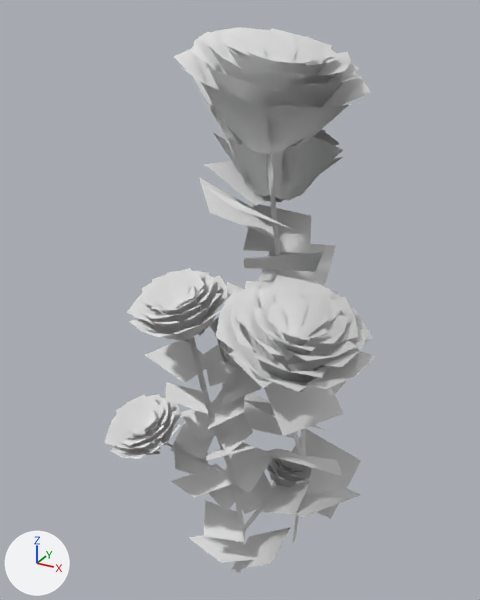
The Blender file Augotchi/Kevins stuff/Decorations/Roses.blend: old version first, new version second.
Both versions are drawn from a 50 mm camera at (2.72, -5.11, 5.5) aimed at (-0.08, -0.01, 2.95). Every picture has the same lights, and +X, +Y and +Z are marked at lower left.

The first picture shows 'Roses'.
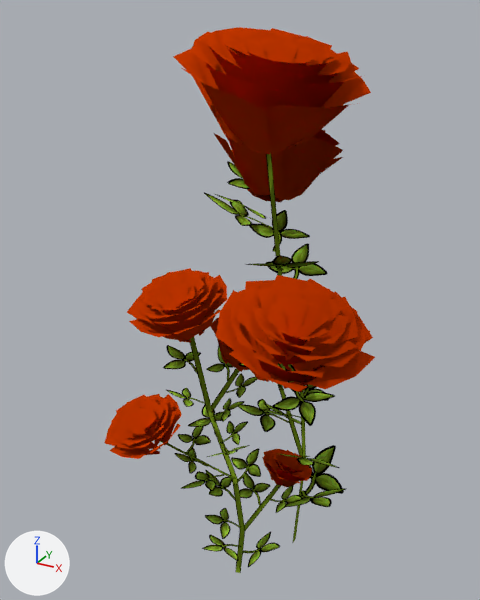
Changed parts and their boxes [x1, y1, x2, y2] in the pictures (480 x 600 px):
'Roses', surface changed (grey to brown)
    both: [104, 27, 375, 573]

What changed in the scene script:
```text
Add img_rose_text_png:
    img_rose_text_png = load_image('Rose_Text.png', 'Rose_Text.png', 512, 512, 'sRGB')
Change mat_rosemat:
    remove n0 = _N.new('ShaderNodeOutputMaterial'); n0.name = 'Material Output.001'
    where n1 = _N.new('ShaderNodeBsdfDiffuse'); n1.name = 'Diffuse BSDF'
    remove _L.new(n1.outputs[0], n0.inputs[0])  # 'BSDF' to 'Surface'
    add n2 = _N.new('ShaderNodeOutputMaterial'); n2.name = 'Material Output'
    add n3 = _N.new('ShaderNodeMixShader'); n3.name = 'Mix Shader'
    add n4 = _N.new('ShaderNodeBsdfTransparent'); n4.name = 'Transparent BSDF'
    add n5 = _N.new('ShaderNodeTexImage'); n5.name = 'Image Texture'
    add n5.image = img_rose_text_png
    add _L.new(n1.outputs[0], n3.inputs[2])  # 'BSDF' to 'Shader'
    add _L.new(n5.outputs[0], n1.inputs[0])  # 'Color' to 'Color'
    add _L.new(n3.outputs[0], n2.inputs[0])  # 'Shader' to 'Surface'
    add _L.new(n4.outputs[0], n3.inputs[1])  # 'BSDF' to 'Shader'
    add _L.new(n5.outputs[1], n3.inputs[0])  # 'Alpha' to 'Factor'
```
